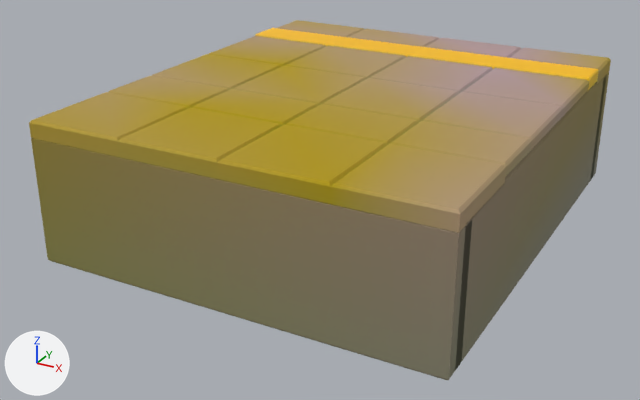
Before and after pictures for a commit that changed the glTF model ArtSource/Exports/Environment/Station/Platform_Straight_3m.glb.
One viewpoint serves both versions: a 50 mm lens placed at (4.36, -9.1, 2.91), pointed at (1.36, -3.65, 0.19). The axes (+X, +Y, +Z) are drawn at lower left. The lights are the same throughout. The picture after the commit comes second. Where no turn or scale is listed for an object, it has been applied to the vertices. Vertices at exactly the same position are counted once.

Before the edit, the objects in view are built like this:
```python
me_mesh = bpy.data.meshes.new('Mesh')
me_mesh.from_pydata(...)  # 299 vertices, 672 faces; spans x 0.0..3.0, y -5.15..-1.65, z 0.0..1.06
# faces by material slot: [28, 56, 224, 28, 336]
me_mesh.materials.append(mat_m_stn_stonedark)
me_mesh.materials.append(mat_m_stn_stone)
me_mesh.materials.append(mat_m_stn_pavinglight)
me_mesh.materials.append(mat_m_stn_yellow)
me_mesh.materials.append(mat_m_stn_paving)
ob_mesh = bpy.data.objects.new('Mesh', me_mesh)
ob_mesh.location = (0.0, 0.0, 0.0)
```
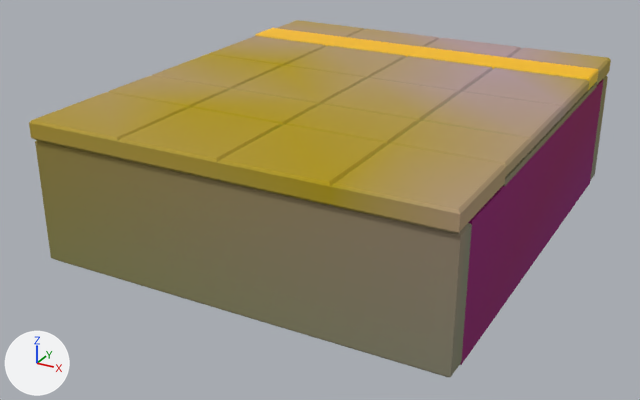
Changed parts and their boxes (x1, y1, x2, y2) in the pictures (640 x 400 px; the box of a moved part takes in the faces that stretch with it):
'Mesh', reshaped
    before: (29, 20, 611, 380)
    after: (29, 20, 611, 377)
part 1 of me_mesh, moved or reshaped
    before: (31, 138, 472, 380)
    after: (590, 76, 608, 181)
part 2 of me_mesh, moved or reshaped
    before: (590, 73, 609, 181)
    after: (470, 80, 603, 221)
part 3 of me_mesh, recoloured
    both: (31, 70, 609, 377)
part 4 of me_mesh, recoloured
    before: (455, 76, 606, 370)
    after: (35, 140, 472, 377)
part 5 of me_mesh, recoloured (purple)
    after: (460, 81, 603, 365)

Diff of the bpy script that builds the scene:
```diff
--- a/ArtSource/Exports/Environment/Station/Platform_Straight_3m.glb.py
+++ b/ArtSource/Exports/Environment/Station/Platform_Straight_3m.glb.py
@@ me_mesh @@
 # used by ob_mesh; location = (0.0, 0.0, 0.0)
-me_mesh.from_pydata(...)  # 299 vertices, 672 faces; spans x 0.0..3.0, y -5.15..-1.65, z 0.0..1.06
+me_mesh.from_pydata(...)  # 299 vertices, 668 faces; spans x 0.0..3.0, y -5.15..-1.65, z 0.0..1.06
+# me_mesh part 1: the loose piece of 16 vertices spanning x 0.0..3.0, y -5.15..-4.95, z 0.0..0.94 is scaled about its middle by (-1, -0.835, 0.967), then moved by (0.0, 3.28, -0.02)
+# me_mesh part 2: 32 of 299 vertices moved; they spanned x 0.0..3.0, y -5.05..-1.65, z 0.0..0.95 and now span x 0.0..3.0, y -5.12..-1.85, z 0.0..0.95; mean shift (0.0, -1.6, 0.1); largest move (0.0, -1.85, 0.02) -> (3.0, -4.95, 0.91)
+# me_mesh part 3: 480 kept faces spanning x 0.0..3.0, y -5.15..-1.65, z 0.0..1.06 get new vertex colours
+# me_mesh part 4: 28 faces spanning x 0.0..3.0, y -5.12..-4.95, z 0.0..0.91 switch from mat_m_stn_stonedark to mat_m_stn_stone
+# me_mesh part 5: 14 faces spanning x 0.0..3.0, y -4.95..-1.85, z 0.0..0.95 switch from mat_m_stn_stone to mat_m_stn_stonedark
 me_mesh.materials.append(mat_m_stn_pavinglight)
```
